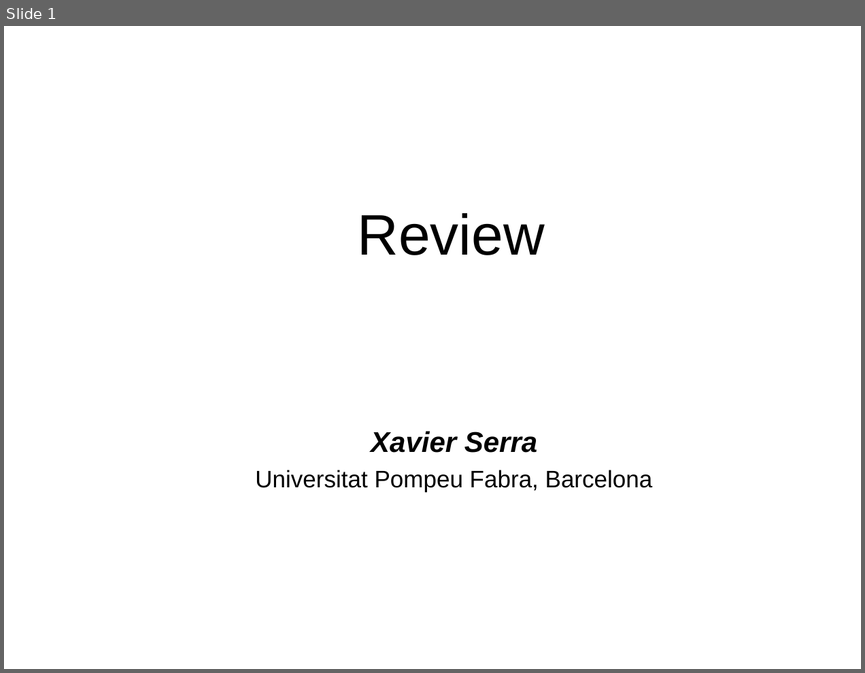
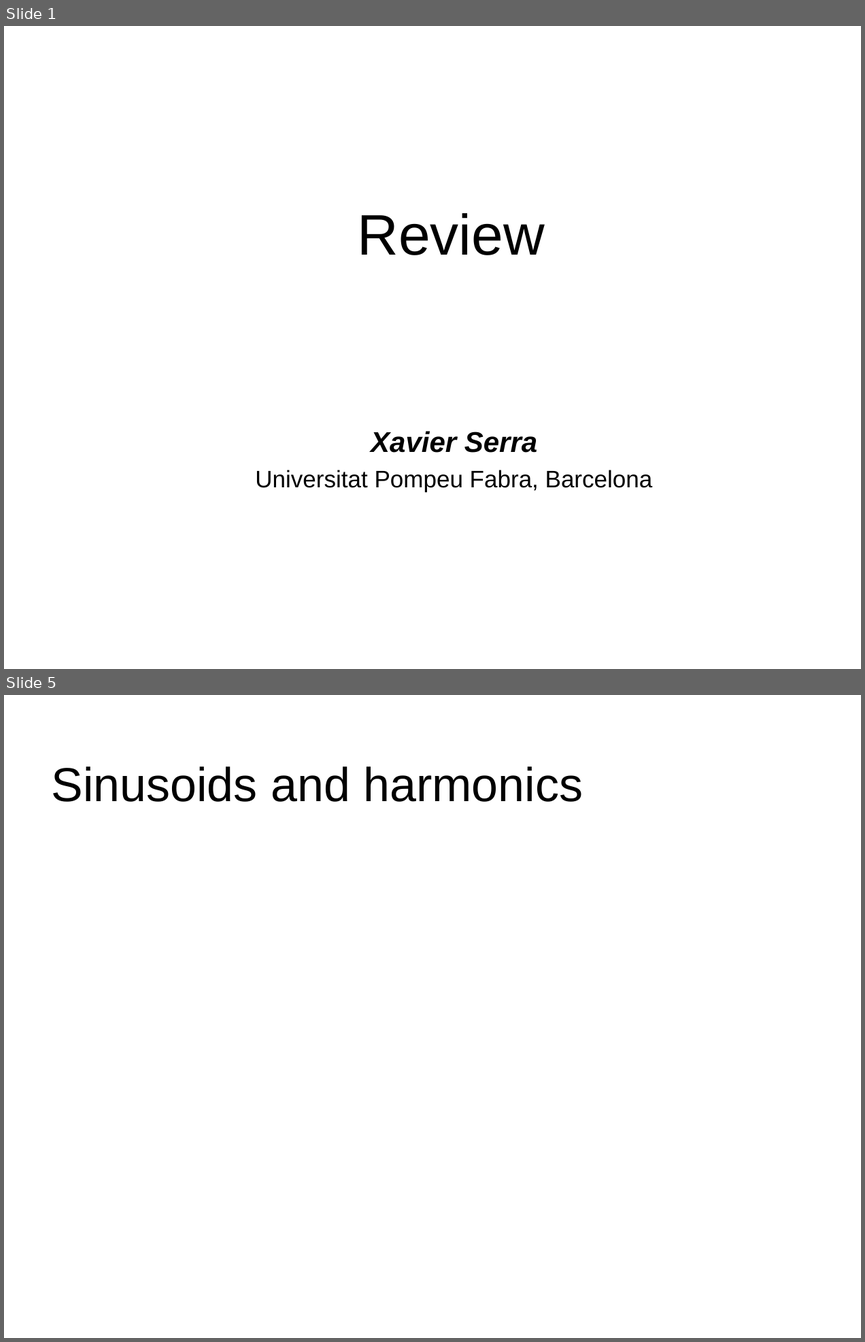
Before and after one commit to MTG/sms-tools, a slide deck: lectures/10-Final-remarks/Review.odp. Shown one above the other, each under a label of ours: slide 1 before the commit, slides 1 and 5 after it; the slides between them are not shown. The pictures are 865x673 and 865x1342 pixels, drawn with LibreOffice and Linux fonts; fonts in the diff are those of the drawing. Boxes give left, top, right and bottom in pixels: in the first picture for what was removed or moved away, otherwise in the second. Text is boxed around its words. In the diff, an @@ line names an element or a change of style, - is before the commit and + after.

```diff
--- a/lectures/10-Final-remarks/Review.odp
+++ b/lectures/10-Final-remarks/Review.odp
@@ slide 5 added at <box>4,695,861,1338</box>, background #FFFFFF @@
@@ title added at <box>51,766,583,802</box>, 40 pt, text #000000 @@
+Sinusoids and harmonics
```
Also in this commit, not shown: 1 slide changed, 3 other slides added, 1 slide removed, 8 other files.
